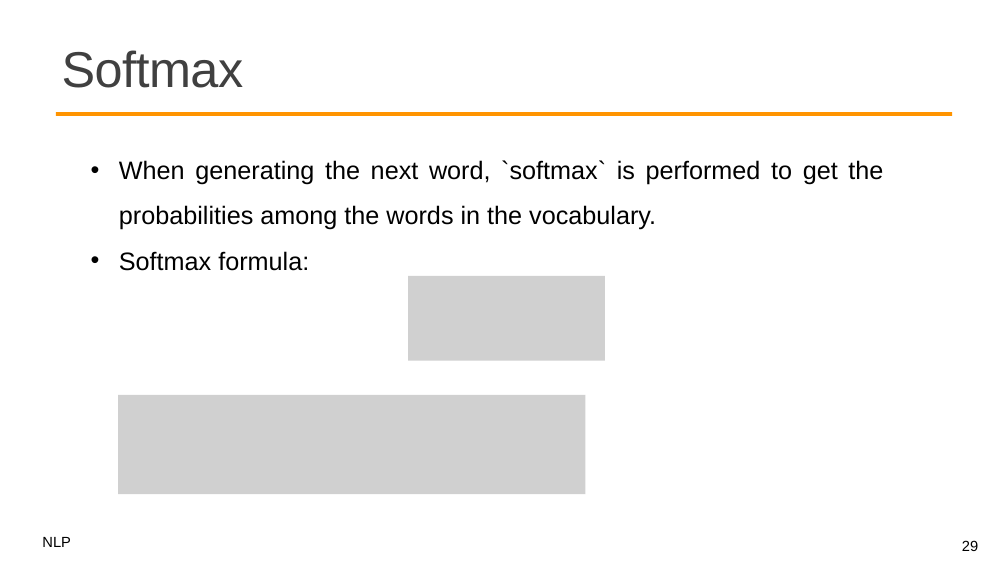
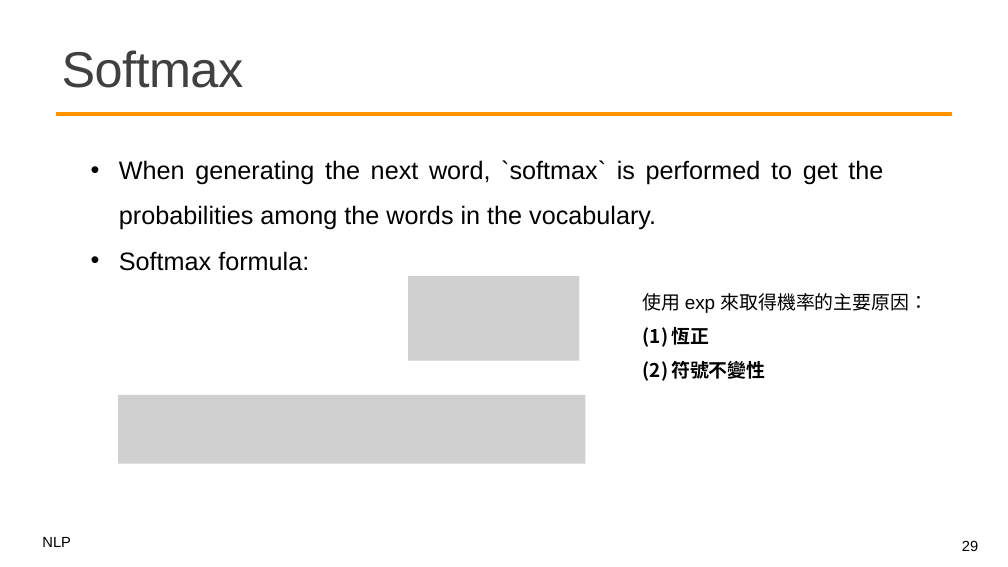
Before and after one commit to mcps5601/CGUNLP_2026_Spring, a slide deck: slide 29 of slides/w2_vectors_0302.pptx. Drawn at 1008x567 pixels with LibreOffice and Linux fonts; fonts in the diff are those of the drawing; grey boxes stand for pictures; background and template pictures are left out. Boxes give left, top, right and bottom in pixels: in the first picture for what was removed or moved away, otherwise in the second. Text is boxed around its words. In the diff, an @@ line names an element or a change of style, - is before the commit and + after.

```diff
--- a/slides/w2_vectors_0302.pptx
+++ b/slides/w2_vectors_0302.pptx
@@ picture resized from (x1=408, y1=276, x2=605, y2=361) to (x1=408, y1=276, x2=579, y2=361) @@
@@ text added at (x1=643, y1=293, x2=928, y2=379), 18 pt, text #000000 @@
+使用 exp 來取得機率的主要原因：
+(1) 恆正
+(2) 符號不變性
@@ picture resized from (x1=118, y1=395, x2=585, y2=494) to (x1=118, y1=395, x2=585, y2=464) @@
```
Also in this commit, not shown: 7 other slides changed, 2 slides added, 3 slides removed, 1 other file.
